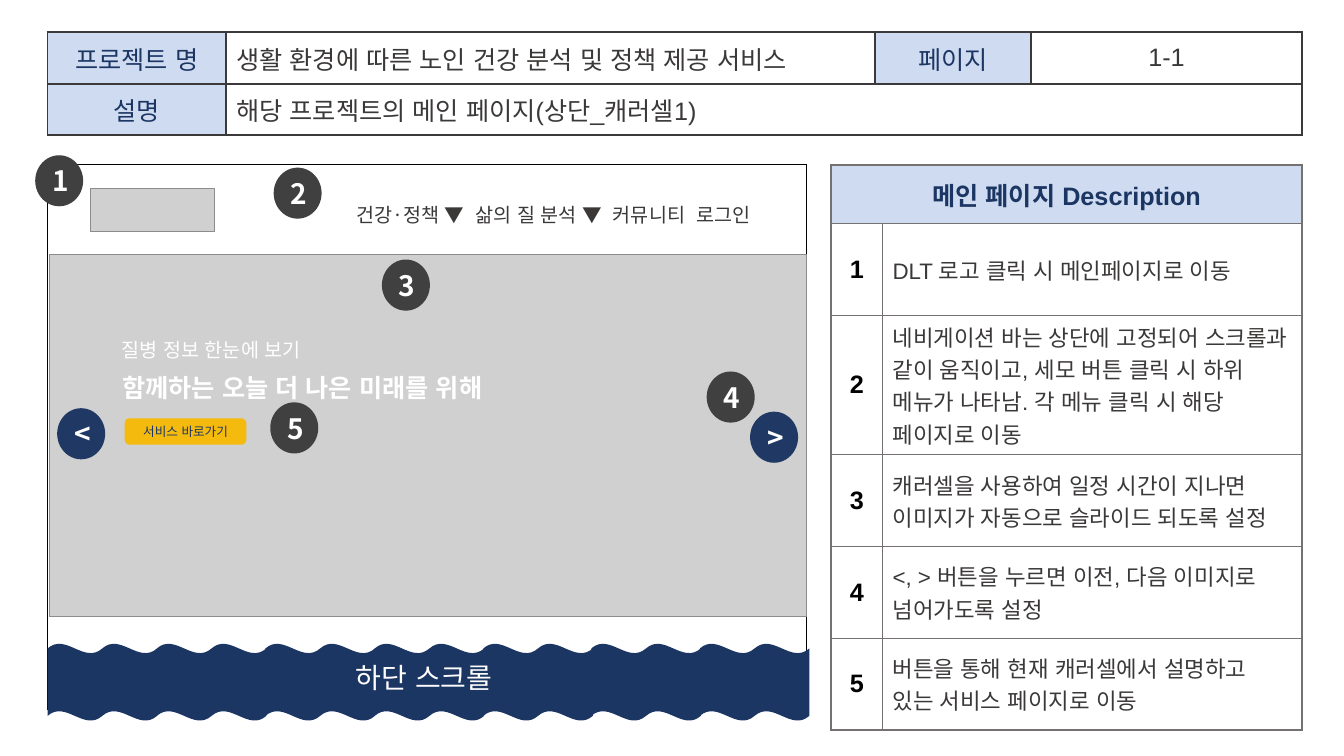
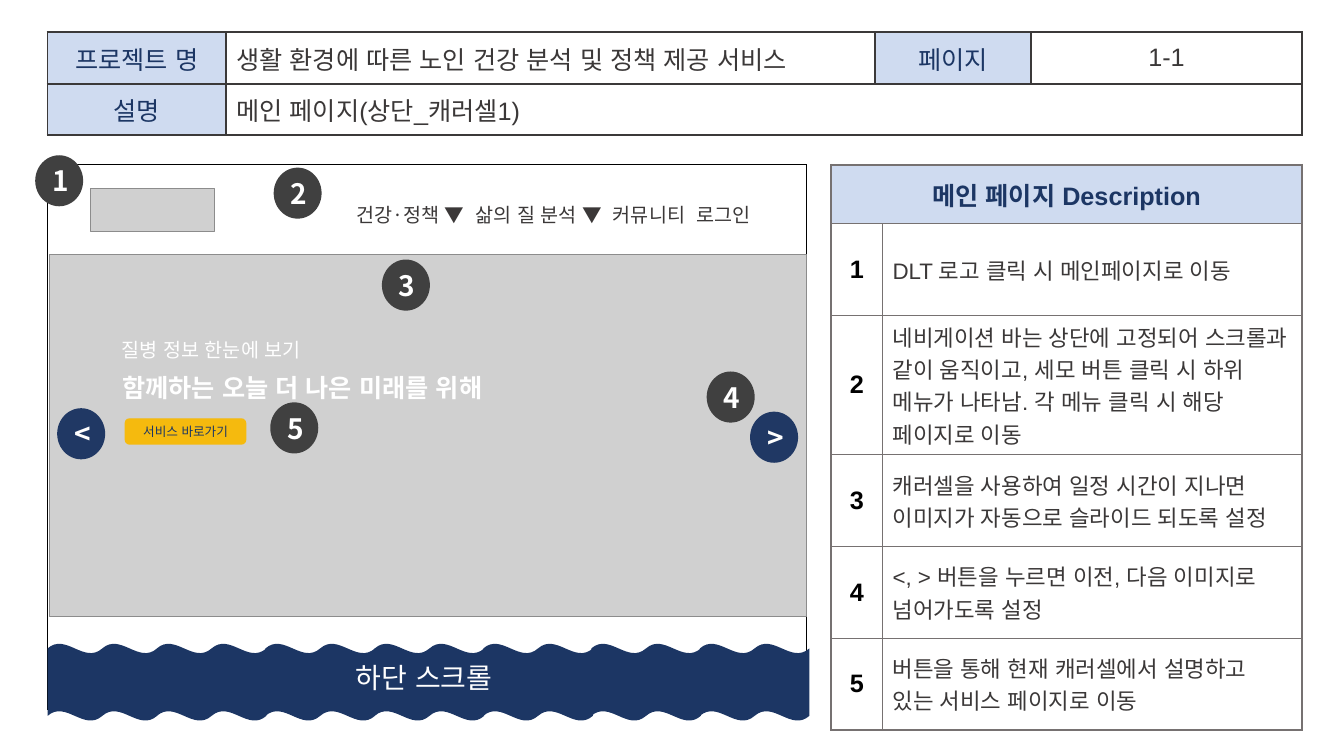
Before and after one commit to p1p2p1/Project_DLT, a slide deck: slide 4 of project_1/4. 화면설계서/2조_화면설계서_V0.7.pptx. Drawn at 1344x756 pixels with LibreOffice and Linux fonts; fonts in the diff are those of the drawing; grey boxes stand for pictures. Boxes give left, top, right and bottom in pixels: in the first picture for what was removed or moved away, otherwise in the second. Text is boxed around its words. In the diff, an @@ line names an element or a change of style, - is before the commit and + after.

```diff
--- a/project_1/4. 화면설계서/2조_화면설계서_V0.7.pptx
+++ b/project_1/4. 화면설계서/2조_화면설계서_V0.7.pptx
@@ table at (x1=47, y1=32, x2=1303, y2=282) @@
-row 2, column 2: 해당 프로젝트의 메인 페이지(상단_캐러셀1)
+row 2, column 2: 메인 페이지(상단_캐러셀1)
```
Also in this commit, not shown: 15 other slides changed.
